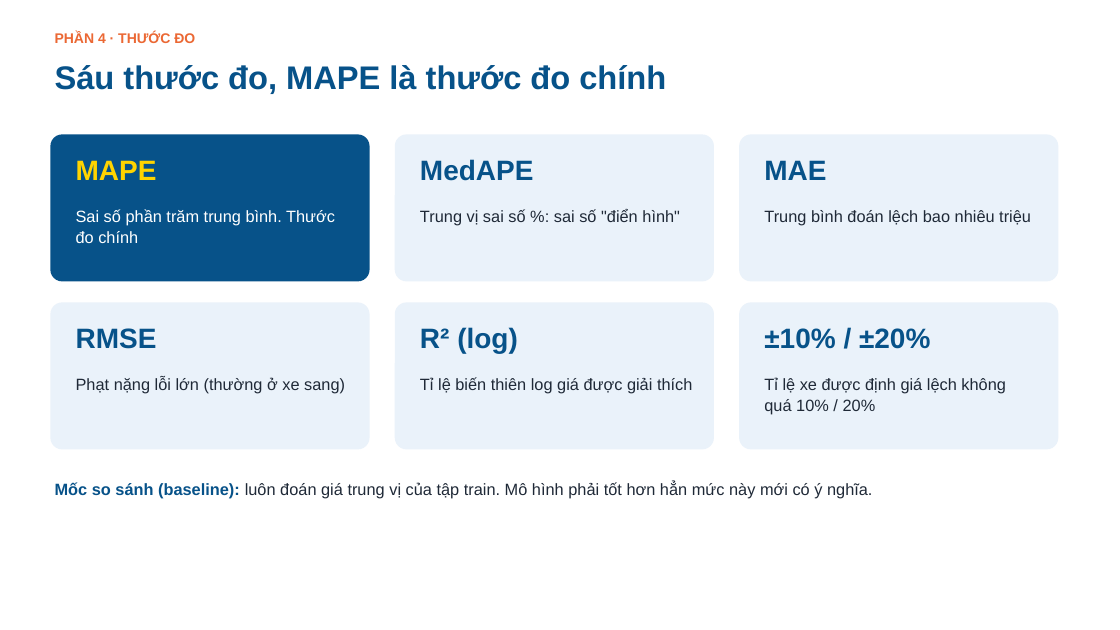
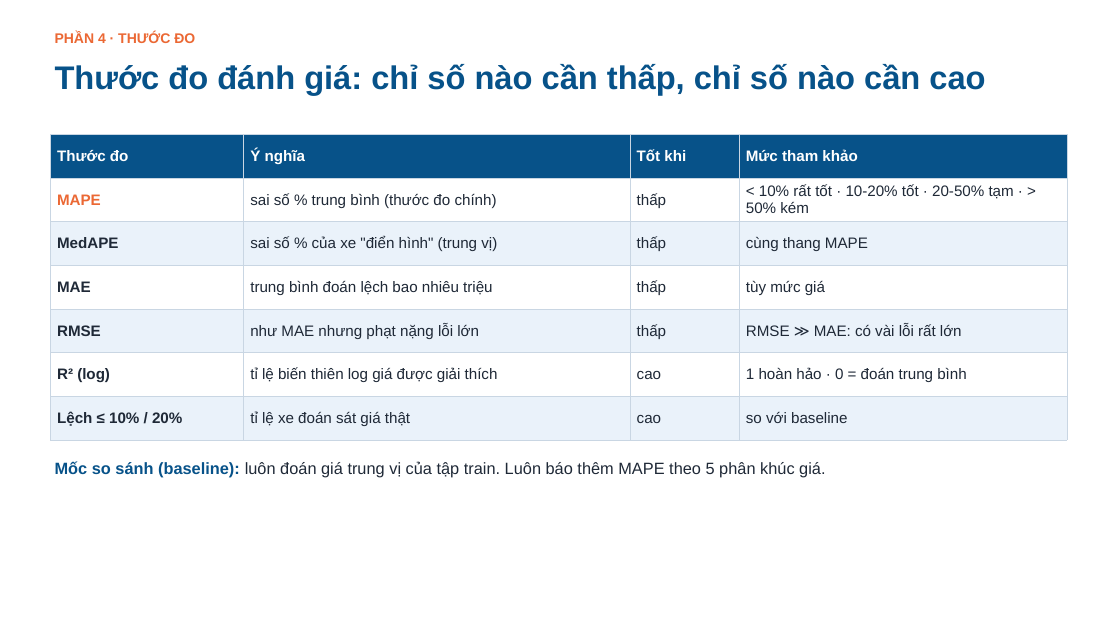
Before and after one commit to tiendc57/DataScience, a slide deck: slide 17 of slides/Bao_cao_Du_doan_gia_o_to.pptx (slide 20 before the commit). Drawn at 1120x630 pixels with LibreOffice and Linux fonts; fonts in the diff are those of the drawing; background and template pictures are left out. Boxes give left, top, right and bottom in pixels: in the first picture for what was removed or moved away, otherwise in the second. Text is boxed around its words. In the diff, an @@ line names an element or a change of style, - is before the commit and + after.

```diff
--- a/slides/Bao_cao_Du_doan_gia_o_to.pptx
+++ b/slides/Bao_cao_Du_doan_gia_o_to.pptx
@@ text at (x1=55, y1=64, x2=985, y2=95): text changed @@
-Sáu thước đo, MAPE là thước đo chính
+Thước đo đánh giá: chỉ số nào cần thấp, chỉ số nào cần cao
@@ rounded rectangle removed at (x1=50, y1=134, x2=370, y2=281) @@
@@ table added at (x1=50, y1=134, x2=1067, y2=440), 7 rows, 4 columns @@
+Thước đo | Ý nghĩa | Tốt khi | Mức tham khảo
+MAPE | sai số % trung bình (thước đo chính) | thấp | < 10% rất tốt · 10-20% tốt · 20-50% tạm · > 50% kém
+MedAPE | sai số % của xe "điển hình" (trung vị) | thấp | cùng thang MAPE
+MAE | trung bình đoán lệch bao nhiêu triệu | thấp | tùy mức giá
+RMSE | như MAE nhưng phạt nặng lỗi lớn | thấp | RMSE ≫ MAE: có vài lỗi rất lớn
+R² (log) | tỉ lệ biến thiên log giá được giải thích | cao | 1 hoàn hảo · 0 = đoán trung bình
+Lệch ≤ 10% / 20% | tỉ lệ xe đoán sát giá thật | cao | so với baseline
@@ rounded rectangle removed at (x1=395, y1=134, x2=714, y2=281) @@
@@ rounded rectangle removed at (x1=739, y1=134, x2=1059, y2=281) @@
@@ text removed at (x1=76, y1=160, x2=157, y2=180) @@
-MAPE
@@ text removed at (x1=420, y1=159, x2=534, y2=181) @@
-MedAPE
@@ text removed at (x1=764, y1=160, x2=826, y2=180) @@
-MAE
@@ text removed at (x1=76, y1=209, x2=335, y2=243) @@
-Sai số phần trăm trung bình. Thước đo chính
@@ text removed at (x1=420, y1=209, x2=680, y2=226) @@
-Trung vị sai số %: sai số "điển hình"
@@ text removed at (x1=764, y1=210, x2=1031, y2=226) @@
-Trung bình đoán lệch bao nhiêu triệu
@@ rounded rectangle removed at (x1=50, y1=302, x2=370, y2=450) @@
@@ text removed at (x1=76, y1=328, x2=157, y2=349) @@
-RMSE
@@ rounded rectangle removed at (x1=395, y1=302, x2=714, y2=450) @@
@@ text removed at (x1=420, y1=327, x2=518, y2=353) @@
-R² (log)
@@ rounded rectangle removed at (x1=739, y1=302, x2=1059, y2=450) @@
@@ text removed at (x1=764, y1=328, x2=930, y2=349) @@
-±10% / ±20%
@@ text removed at (x1=76, y1=377, x2=345, y2=394) @@
-Phạt nặng lỗi lớn (thường ở xe sang)
@@ text removed at (x1=420, y1=377, x2=692, y2=394) @@
-Tỉ lệ biến thiên log giá được giải thích
@@ text removed at (x1=764, y1=377, x2=1006, y2=415) @@
-Tỉ lệ xe được định giá lệch không quá 10% / 20%
@@ text at (x1=55, y1=461, x2=825, y2=478): text changed @@
-Mốc so sánh (baseline): luôn đoán giá trung vị của tập train. Mô hình phải tốt hơn hẳn mức này mới có ý nghĩa.
+Mốc so sánh (baseline): luôn đoán giá trung vị của tập train. Luôn báo thêm MAPE theo 5 phân khúc giá.
```
Also in this commit, not shown: 15 other slides changed, 18 slides added, 18 slides removed, 18 other files.
